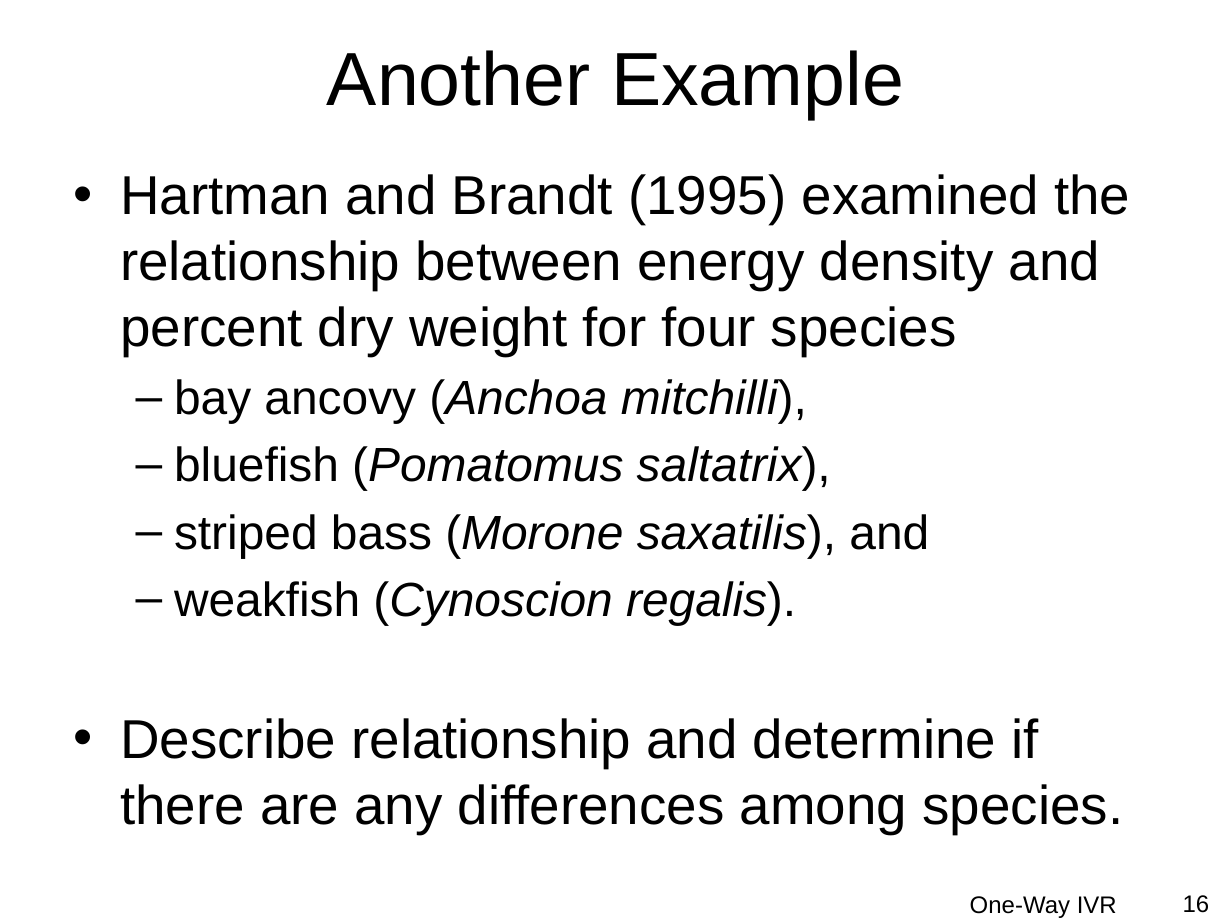
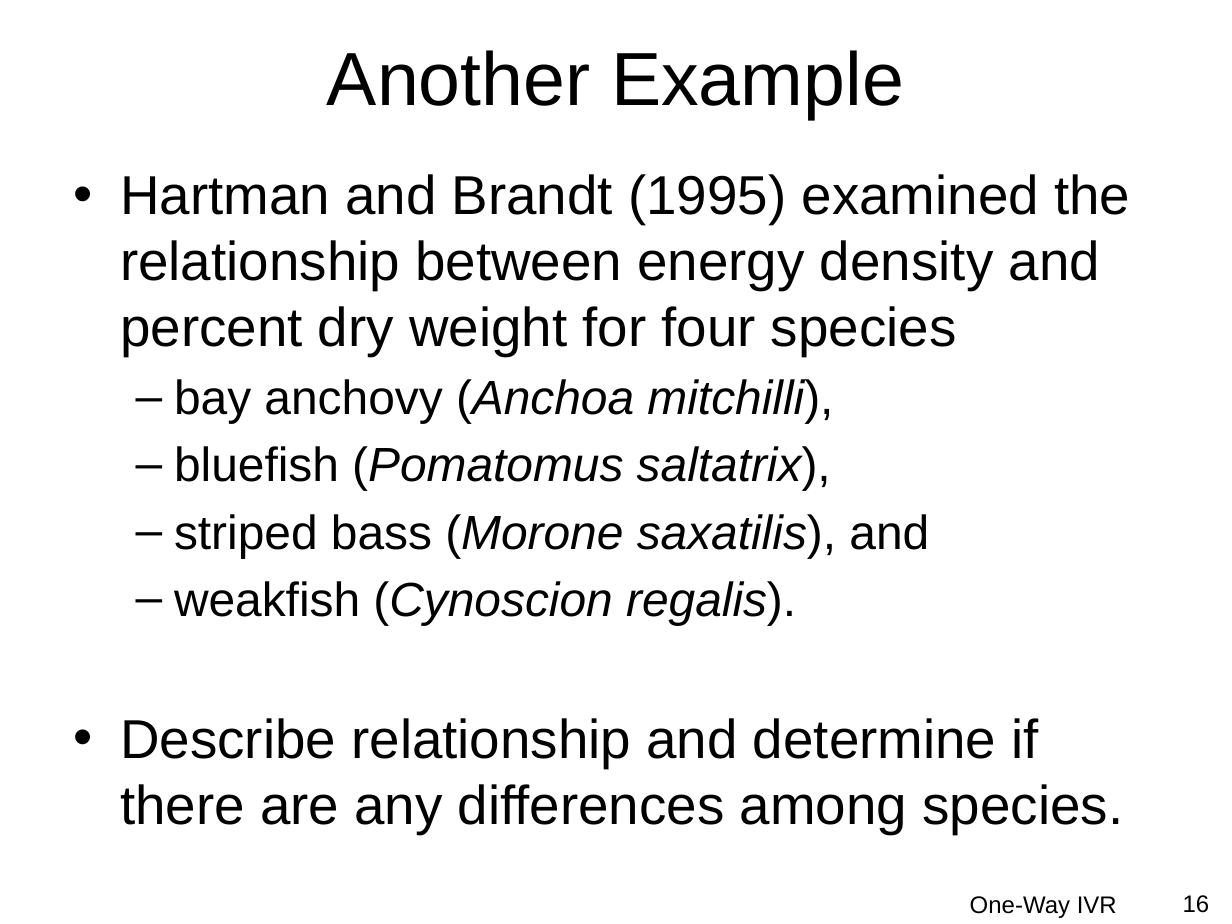
Before and after one commit to droglenc/NCMTH207, a slide deck: slide 16 of modules/IVRegression/PPT.pptx. Drawn at 1232x924 pixels with LibreOffice and Linux fonts; fonts in the diff are those of the drawing; background and template pictures are left out. Boxes give left, top, right and bottom in pixels: in the first picture for what was removed or moved away, otherwise in the second. Text is boxed around its words. In the diff, an @@ line names an element or a change of style, - is before the commit and + after.

```diff
--- a/modules/IVRegression/PPT.pptx
+++ b/modules/IVRegression/PPT.pptx
@@ text at [174,379,833,423]: text changed @@
-  – bay ancovy (Anchoa mitchilli),
+  – bay anchovy (Anchoa mitchilli),
```
Also in this commit, not shown: 3 other files.
